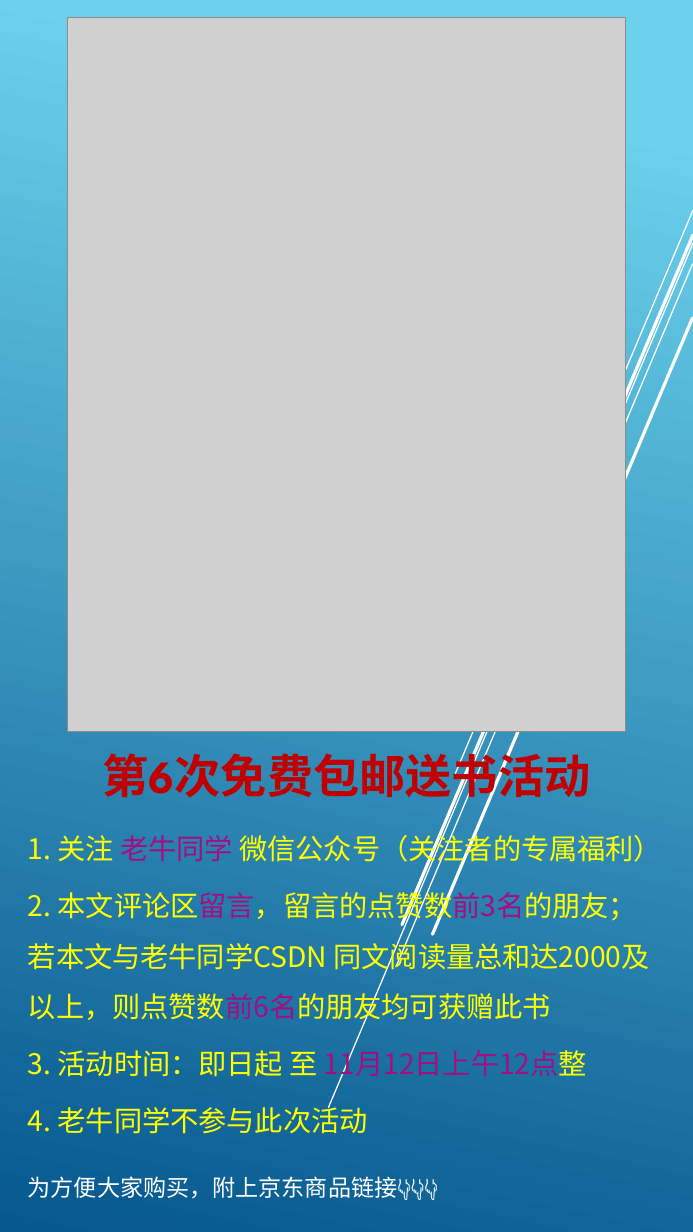
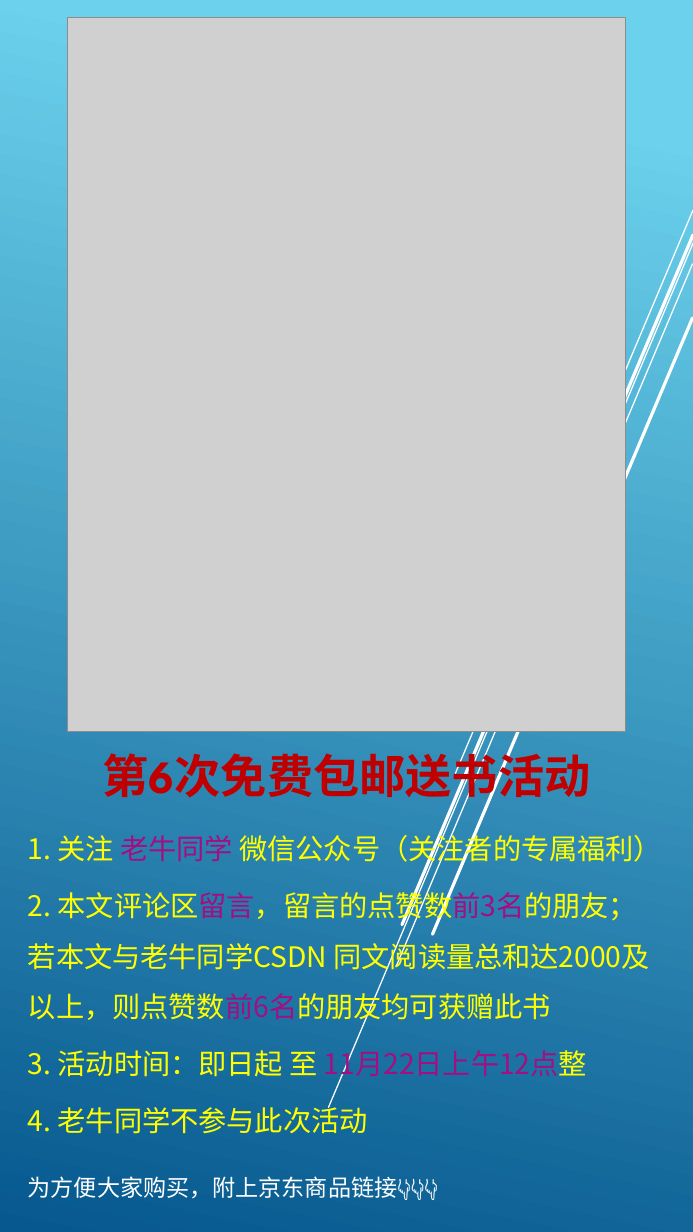
Before and after one commit to obullxl/obullxl.github.io, a slide deck: slide 1 of 活动/送书活动.pptx. Drawn at 693x1232 pixels with LibreOffice and Linux fonts; fonts in the diff are those of the drawing; grey boxes stand for pictures. Boxes give left, top, right and bottom in pixels: in the first picture for what was removed or moved away, otherwise in the second. Text is boxed around its words. In the diff, an @@ line names an element or a change of style, - is before the commit and + after.

```diff
--- a/活动/送书活动.pptx
+++ b/活动/送书活动.pptx
@@ text at (28, 1046, 587, 1082): text changed @@
-3. 活动时间：即日起 至 11月12日上午12点整
+3. 活动时间：即日起 至 11月22日上午12点整
```
Also in this commit, not shown: 1 other file.
